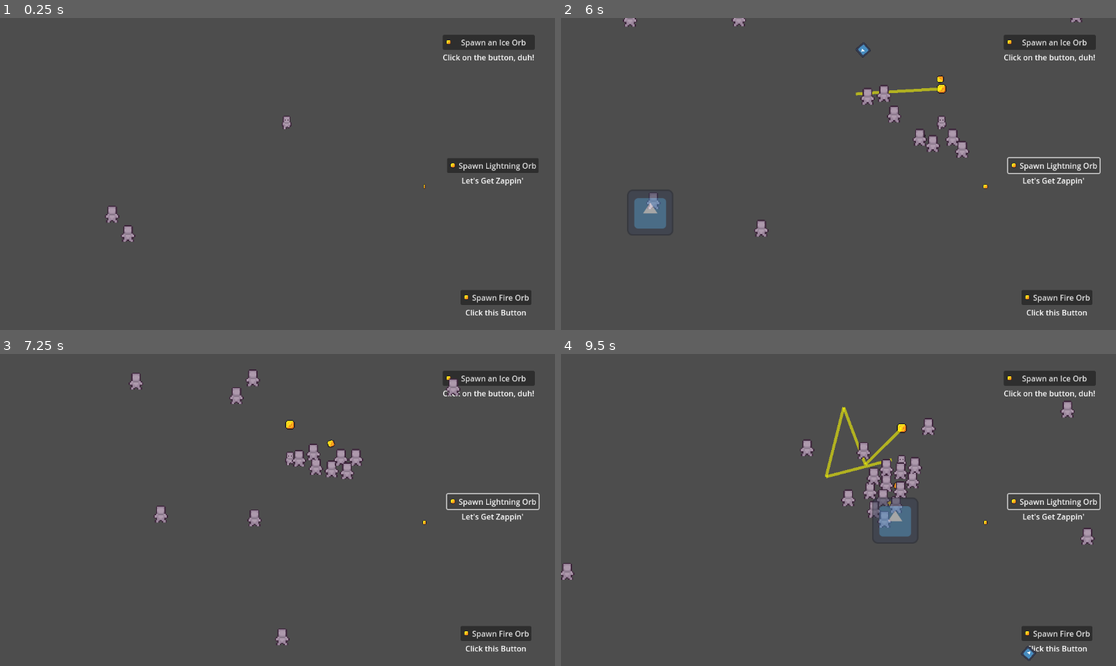
Above: before the commit, frames 1-4 (two rows, left to right).
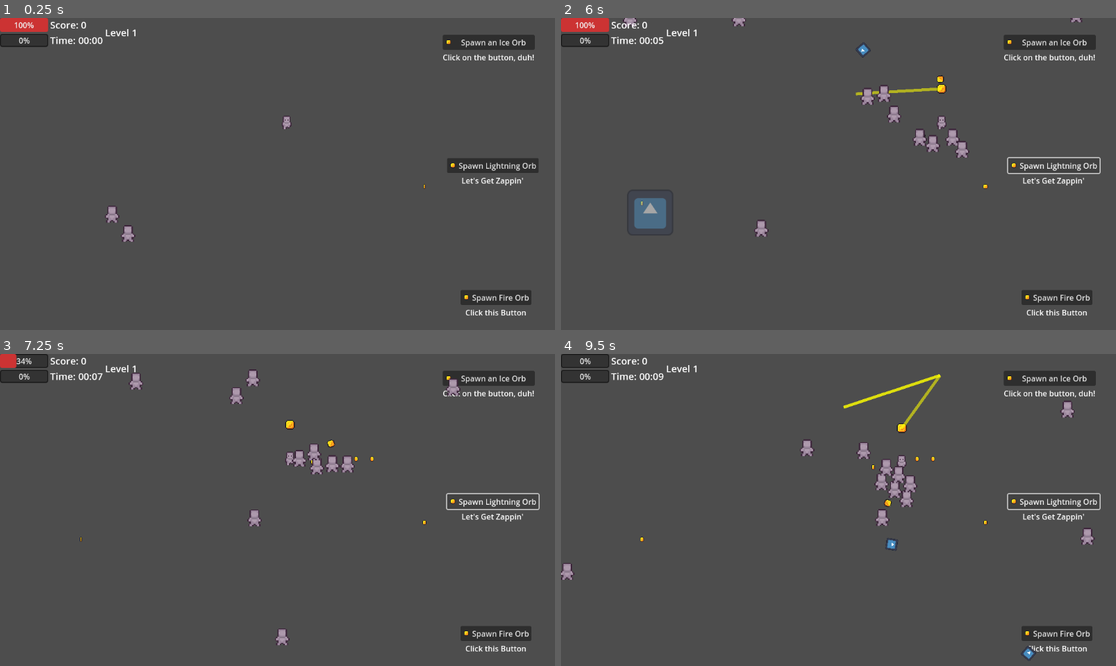
Above: after the commit, the same moments.

Repository: ImperatusGames/TopDownGame
Game: Godot game, scene res://game.tscn
The game is run twice, just before and just after one commit, with the same random seed, the same clock (stepped at 60 frames per second) and the same inputs. The engine's default icon, where the game draws it, is replaced by a stand-in: a white triangle on a blue panel in a dark square.
Inputs:
- Up to frame 1 (0.25 s): no input
- Up to frame 2 (6 s): click "Spawn an Ice Orb" at 0.5 s; click "Spawn Fire Orb" at 1.25 s; click "Spawn Lightning Orb" at 2 s; hold D (move_right) 2.78-3.53 s; hold S (move_down) 3.53-4.28 s; hold D (move_right) 4.28-5.03 s; hold W (move_up) 5.03-5.78 s; hold A (move_left) from 5.78 s (still down)
- Up to frame 3 (7.25 s): keep holding A (move_left)
- Up to frame 4 (9.5 s): release A (move_left) at 7.28 s; hold S (move_down) 7.28-8.03 s; hold D (move_right) 8.03-8.78 s; hold W (move_up) from 8.78 s (still down)

The runs differ from the first frame. In frame 1, 1.0% of the frame differs, in the area x 0-25%, y 0-10%; in frame 2, 1.0%; in frame 3, 1.5%; in frame 4, 3.5%, in the area x 0-69%, y 0-64%.

Commit message:
Game UI and Connector to health component

Diff:
--- a/components/health_component.gd
+++ b/components/health_component.gd
@@ -3,13 +3,17 @@
 
 @export var MAX_HEALTH = 10
 @export var current_health : int
+
 signal health_empty
+signal health_changed(current_health)
 
 func _ready():
 	current_health = MAX_HEALTH
+	emit_signal("health_changed", current_health)
 
 func damage(attack: Attack):
 	current_health -= attack.attack_damage
+	emit_signal("health_changed", current_health)
 
 	if current_health <= 0:
 		health_empty.emit()
--- a/enemies/zombie.tscn
+++ b/enemies/zombie.tscn
@@ -52,7 +52,7 @@
 
 [node name="HealthComponent" parent="." instance=ExtResource("1_8yvla")]
 unique_name_in_owner = true
-MAX_HEALTH = 5
+MAX_HEALTH = 2
 
 [node name="CollisionShape2D" type="CollisionShape2D" parent="."]
 position = Vector2(0, 2)
--- a/game.gd
+++ b/game.gd
@@ -6,11 +6,22 @@
 @onready var fire_button = $FireOrbSpawn.get_node("Button")
 @onready var bolt_button = $BoltOrbSpawn.get_node("Button")
 
+@onready var game_ui: CanvasLayer = $GameUI
+var game_time: float = 0.0
+var score: int = 0
+
 func _ready() -> void:
 	ice_button.pressed.connect(_ice_orb_spawn_pressed)
 	fire_button.pressed.connect(_fire_orb_spawn_pressed)
 	bolt_button.pressed.connect(_bolt_orb_spawn_pressed)
 	#%Timer.timeout.connect(_on_timer_timeout)
+
+func _process(delta: float) -> void:
+	game_time += delta
+	game_ui.set_timer(game_time)
+	if randf() < 0.1 * delta:  # Random score increase for testing
+		score += 10
+		game_ui.set_score(score)
 
 func _ice_orb_spawn_pressed():
 	const ICE_ORB = preload("res://player/weapons/ice_orb.tscn")
--- a/game.tscn
+++ b/game.tscn
@@ -8,6 +8,7 @@
 [ext_resource type="PackedScene" uid="uid://bxivxp5tfrojs" path="res://enemies/enemy_spawner.tscn" id="6_hh5lf"]
 [ext_resource type="PackedScene" uid="uid://b4hbonekt2eg4" path="res://fire_orb_spawn.tscn" id="6_rn3pu"]
 [ext_resource type="PackedScene" uid="uid://ds8p1no3jqt6t" path="res://bolt_orb_spawn.tscn" id="7_uwgwt"]
+[ext_resource type="PackedScene" uid="uid://cxt4ns1edmwhi" path="res://game_ui.tscn" id="9_1a058"]
 
 [sub_resource type="Curve2D" id="Curve2D_bimy6"]
 _data = {
@@ -68,3 +69,5 @@
 
 [node name="EnemySpawner" parent="." instance=ExtResource("6_hh5lf")]
 enemy = Array[PackedScene]([ExtResource("2_841bp")])
+
+[node name="GameUI" parent="." instance=ExtResource("9_1a058")]
--- /dev/null
+++ b/game_ui.gd
@@ -0,0 +1,53 @@
+extends CanvasLayer
+
+@onready var health_bar = $TopBar/VBoxContainer/HealthBar
+@onready var xp_bar = $TopBar/VBoxContainer/XPBar
+@onready var score_label = $TopBar/VBoxContainer2/ScoreLabel
+@onready var timer_label = $TopBar/VBoxContainer2/TimerLabel
+@onready var level_label = $TopBar/LevelLabel
+var player = null
+
+func _ready():
+	# Find player and connect signals
+	player = get_node("/root/Game/Player")#get_tree().get_first_node_in_group("Player")
+	if player:
+		##player.health.connect("health_changed", _on_player_health_changed)
+		player.health_component.connect("health_changed", _on_player_health_changed)
+		player.health_component.connect("health_depleted", _on_player_health_depleted)
+		health_bar.max_value = player.health_component.MAX_HEALTH
+		health_bar.value = player.health_component.current_health
+
+	# Connect to Global upgrades
+	#Global.connect("upgrade_applied", _on_upgrade_applied)
+
+	# Initialize UI elements
+	score_label.text = "Score: 0"
+	timer_label.text = "Time: 00:00"
+	level_label.text = "Level 1"
+
+func _on_player_health_changed(new_health):
+	health_bar.value = new_health
+
+func _on_player_health_depleted():
+	# Optional: Show game over screen
+	pass
+
+func _on_upgrade_applied(upgrade_name: String):
+	# For now, we'll just update a label; add animation if needed
+	level_label.text = "Level Up! " + upgrade_name
+	await get_tree().create_timer(2.0).timeout  # Simple delay
+	level_label.text = "Level 1"  # Reset (replace with actual level logic)
+
+# Example functions for additional UI
+func set_xp(value: float, max_value: float):
+	xp_bar.max_value = max_value
+	xp_bar.value = value
+
+func set_score(score: int):
+	score_label.text = "Score: " + str(score)
+	print("Score = " +str(score))
+
+func set_timer(time: float):
+	var minutes = int(time / 60)
+	var seconds = int(time) % 60
+	timer_label.text = "Time: %02d:%02d" % [minutes, seconds]
--- /dev/null
+++ b/game_ui.tscn
@@ -0,0 +1,52 @@
+[gd_scene load_steps=7 format=3 uid="uid://cxt4ns1edmwhi"]
+
+[ext_resource type="Script" path="res://game_ui.gd" id="1_62n8e"]
+[ext_resource type="Theme" uid="uid://buxki7sl2sxaj" path="res://resources/ui_theme.tres" id="2_3xlw3"]
+[ext_resource type="StyleBox" uid="uid://c6q5qaekarbm4" path="res://resources/health_bar_bg.tres" id="2_pkix5"]
+[ext_resource type="StyleBox" uid="uid://4fxtdqamrlbc" path="res://resources/health_bar_fill.tres" id="3_drq8f"]
+[ext_resource type="StyleBox" uid="uid://cm106ryp7afo7" path="res://resources/xp_bar_bg.tres" id="5_ydq3q"]
+[ext_resource type="StyleBox" uid="uid://c8kewx8c4olju" path="res://resources/xp_bar_fill.tres" id="6_wtui8"]
+
+[node name="GameUI" type="CanvasLayer"]
+script = ExtResource("1_62n8e")
+
+[node name="TopBar" type="HBoxContainer" parent="."]
+custom_minimum_size = Vector2(0, 50)
+offset_right = 305.0
+offset_bottom = 60.0
+size_flags_horizontal = 3
+
+[node name="VBoxContainer" type="VBoxContainer" parent="TopBar"]
+custom_minimum_size = Vector2(100, 0)
+layout_mode = 2
+
+[node name="HealthBar" type="ProgressBar" parent="TopBar/VBoxContainer"]
+layout_mode = 2
+size_flags_vertical = 3
+theme_override_styles/background = ExtResource("2_pkix5")
+theme_override_styles/fill = ExtResource("3_drq8f")
+value = 100.0
+
+[node name="XPBar" type="ProgressBar" parent="TopBar/VBoxContainer"]
+layout_mode = 2
+theme = ExtResource("2_3xlw3")
+theme_override_styles/background = ExtResource("5_ydq3q")
+theme_override_styles/fill = ExtResource("6_wtui8")
+
+[node name="VBoxContainer2" type="VBoxContainer" parent="TopBar"]
+layout_mode = 2
+
+[node name="ScoreLabel" type="Label" parent="TopBar/VBoxContainer2"]
+layout_mode = 2
+theme_override_font_sizes/font_size = 20
+text = "Score: 0"
+
+[node name="TimerLabel" type="Label" parent="TopBar/VBoxContainer2"]
+layout_mode = 2
+theme_override_font_sizes/font_size = 20
+text = "Time Left: 60"
+
+[node name="LevelLabel" type="Label" parent="TopBar"]
+layout_mode = 2
+theme_override_font_sizes/font_size = 20
+text = "Level: 0"
--- a/player/player.gd
+++ b/player/player.gd
@@ -6,6 +6,7 @@
 var xp_to_level = 3
 
 #const XP_COIN = preload("res://assets/xp_coin.tscn")
+@onready var health_component: HealthComponent = %HealthComponent
 
 #func _ready() -> void:
 	#XP_COIN.experience_gain.connect(_on_experience_gain)
@@ -25,8 +26,11 @@
 			#print(damage_rate)
 
 	if overlapping_enemies.size() > 0:
-		%HealthComponent.current_health -= damage_rate * delta
-		#print(%HealthComponent.current_health)
+		#%HealthComponent.current_health -= damage_rate * delta
+		var attack = Attack.new()
+		attack.attack_damage = damage_rate*delta
+		%HealthComponent.damage(attack)
+		print(%HealthComponent.current_health)
 
 func on_experience_gain(experience):
 	player_xp += experience
--- /dev/null
+++ b/resources/health_bar_bg.tres
@@ -0,0 +1,13 @@
+[gd_resource type="StyleBoxFlat" format=3 uid="uid://c6q5qaekarbm4"]
+
+[resource]
+bg_color = Color(0.2, 0.2, 0.2, 1)
+border_width_left = 2
+border_width_top = 2
+border_width_right = 2
+border_width_bottom = 2
+border_color = Color(0.1, 0.1, 0.1, 1)
+corner_radius_top_left = 4
+corner_radius_top_right = 4
+corner_radius_bottom_right = 4
+corner_radius_bottom_left = 4
--- /dev/null
+++ b/resources/health_bar_fill.tres
@@ -0,0 +1,8 @@
+[gd_resource type="StyleBoxFlat" format=3 uid="uid://4fxtdqamrlbc"]
+
+[resource]
+bg_color = Color(0.8, 0.2, 0.2, 1)
+corner_radius_top_left = 4
+corner_radius_top_right = 4
+corner_radius_bottom_right = 4
+corner_radius_bottom_left = 4
--- /dev/null
+++ b/resources/ui_theme.tres
@@ -0,0 +1,10 @@
+[gd_resource type="Theme" format=3 uid="uid://buxki7sl2sxaj"]
+
+[resource]
+Label/colors/font_color = Color(1, 1, 1, 1)
+Label/colors/font_outline_color = Color(0, 0, 0, 1)
+Label/constants/outline_size = 1
+ProgressBar/styles/background = null
+ProgressBar/styles/fill = null
+XPBar/styles/background = null
+XPBar/styles/fill = null
--- /dev/null
+++ b/resources/xp_bar_bg.tres
@@ -0,0 +1,13 @@
+[gd_resource type="StyleBoxFlat" format=3 uid="uid://cm106ryp7afo7"]
+
+[resource]
+bg_color = Color(0.2, 0.2, 0.2, 1)
+border_width_left = 2
+border_width_top = 2
+border_width_right = 2
+border_width_bottom = 2
+border_color = Color(0.1, 0.1, 0.1, 1)
+corner_radius_top_left = 4
+corner_radius_top_right = 4
+corner_radius_bottom_right = 4
+corner_radius_bottom_left = 4
--- /dev/null
+++ b/resources/xp_bar_fill.tres
@@ -0,0 +1,8 @@
+[gd_resource type="StyleBoxFlat" format=3 uid="uid://c8kewx8c4olju"]
+
+[resource]
+bg_color = Color(0.4, 0.6, 1, 1)
+corner_radius_top_left = 4
+corner_radius_top_right = 4
+corner_radius_bottom_right = 4
+corner_radius_bottom_left = 4
Not shown: 1 places in game.tscn that only renumber resources
